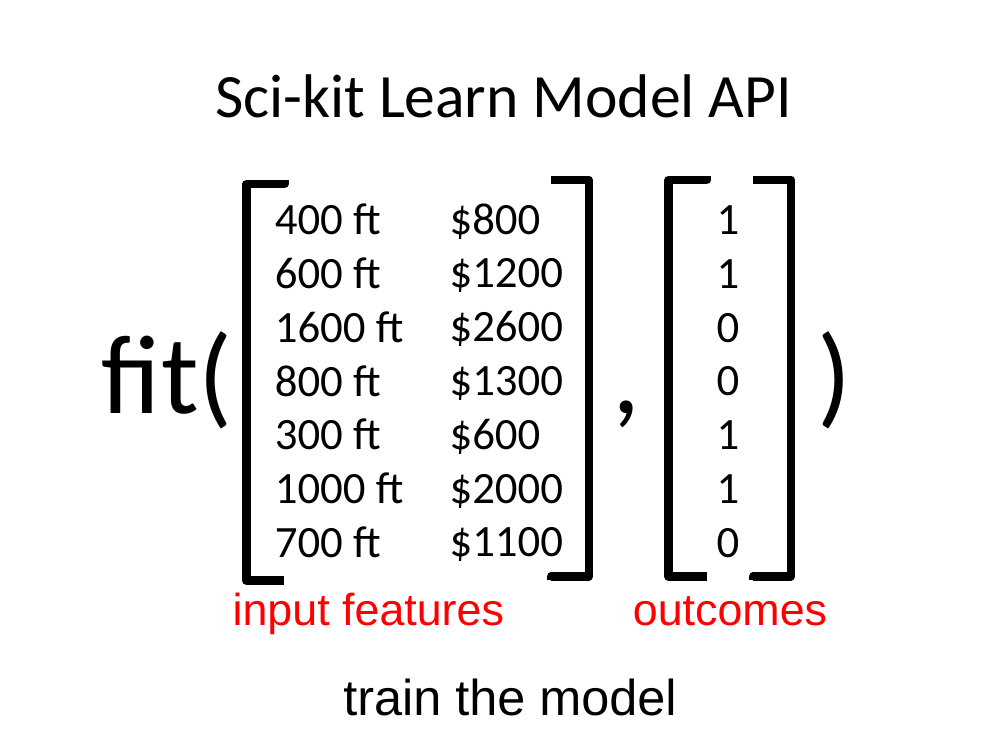
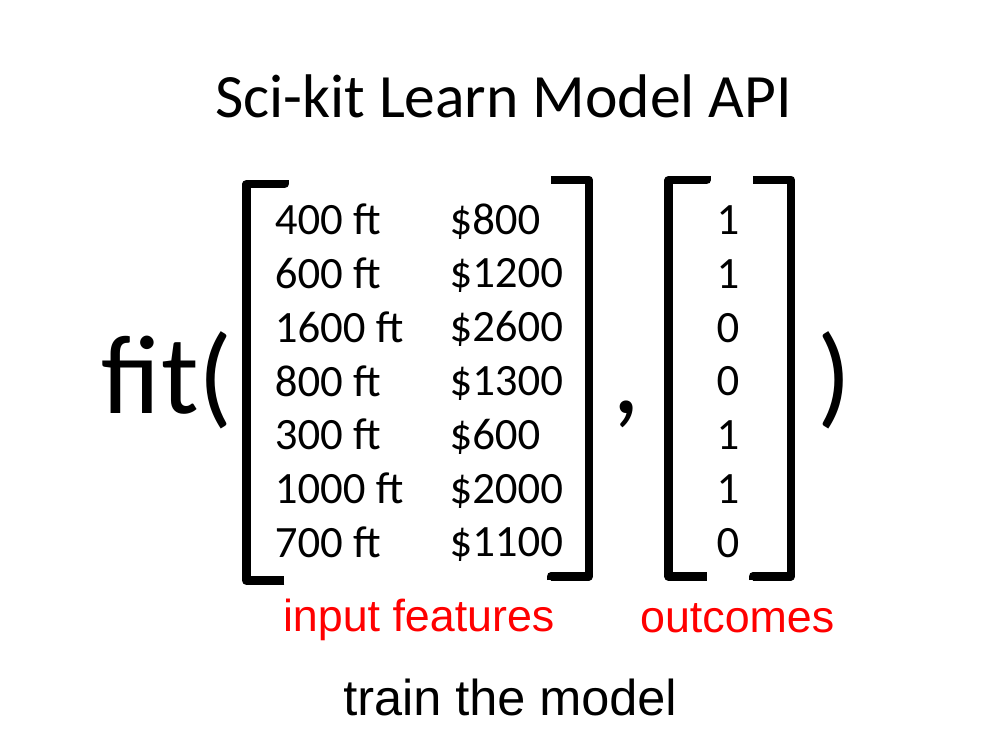
Before and after one commit to aloksharma1993/techfest-ml-tutorial, a slide deck: slide 31 of Techfest_ML.pptx. Drawn at 1008x756 pixels with LibreOffice and Linux fonts; fonts in the diff are those of the drawing. Boxes give left, top, right and bottom in pixels: in the first picture for what was removed or moved away, otherwise in the second. Text is boxed around its words. In the diff, an @@ line names an element or a change of style, - is before the commit and + after.

```diff
--- a/Techfest_ML.pptx
+++ b/Techfest_ML.pptx
@@ text "input features" moved from (x1=233, y1=592, x2=504, y2=634) to (x1=283, y1=598, x2=555, y2=640) @@
@@ text "outcomes" moved from (x1=633, y1=596, x2=827, y2=626) to (x1=640, y1=603, x2=834, y2=633) @@
```
Also in this commit, not shown: 1 other slide changed.
